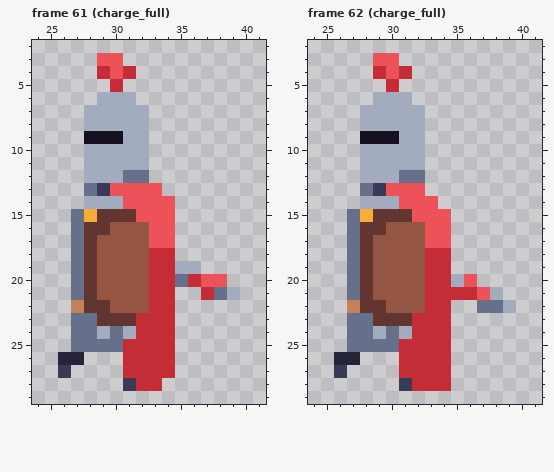
Two versions of one pixel-art file, Orbsmash/ContentSource/Characters/Knight.aseprite. The first picture shows the starting point.
64x32 pixels, 75 frames. Shown: frame 61 (charge_full): x 24..41, y 2..29; frame 62 (charge_full): x 24..41, y 2..29. The commit also changed other frames, which this record leaves out.
The same view after the edit:
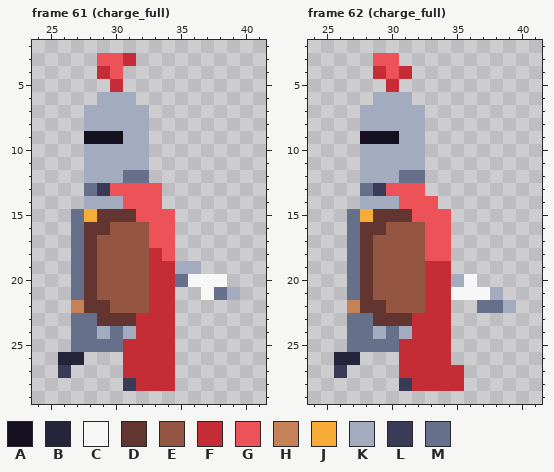
Palette (. is transparent): A #141020  B #26243a  C #f7f7f7  D #623530  E #945542  F #c42c36  G #ed5259  H #c58158  J #f7ac37  K #a3acbe  L #393a56  M #67708b
Changes in this commit:
--- frame 61 (charge_full), layers "head", "cape"
@@ x 29..33 @@
  2 .....
- 3 GG...
- 4 FGF..
+ 3 GGF..
+ 4 FG...
  5 .F...
@@ x 32..36 @@
 13 GG...
-14 GGG..
+14 GG...
 15 GGG..
@@ x 32..40 @@
 17 EGG......
-18 EFF......
+18 EFG......
 19 EFFKK....
-20 EFFMFGG..
-21 EFF..FMK.
+20 EFFMCCC..
+21 EFF..CMK.
 22 EFF......
@@ x 32..36 @@
 27 FFF..
-28 FF...
+28 FFF..
 29 .....
--- frame 62 (charge_full), layer "head"
@@ x 31..39 @@
 17 EEGG.....
-18 EEFF.....
+18 EEGG.....
 19 EEFF.....
-20 EEFFKG...
-21 EEFFFFGK.
+20 EEFFKC...
+21 EEFFCCCK.
 22 EEFF..MMK
@@ x 33..37 @@
 26 FF...
-27 FF...
-28 FF...
+27 FFF..
+28 FFF..
 29 .....
Changed places in both pictures, as pixel boxes (x1, y1, x2, y2):
changed: (123, 53, 136, 79)
changed: (162, 196, 227, 300)
added: (162, 378, 175, 391)
changed: (425, 248, 490, 300)
added: (451, 365, 464, 391)
